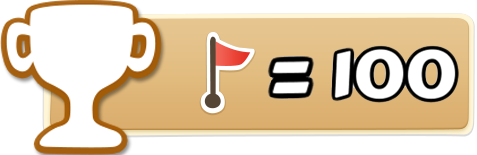
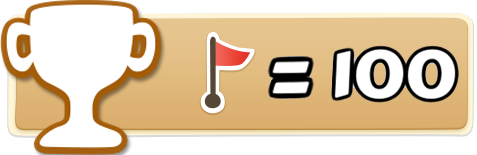
Before/after of a 477 x 155 layered artwork. What changed in the layer stack:
painted on "Base 1" over 14, 17, 469, 131
painted on "Base 2" over 8, 13, 474, 136
